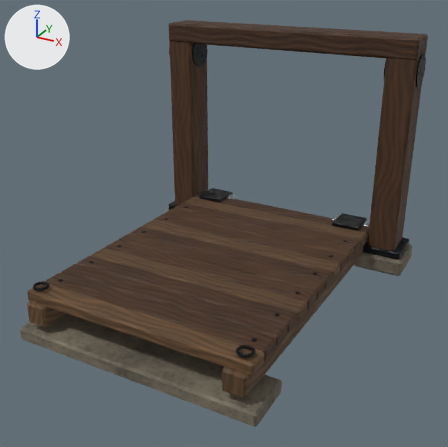
The glTF model public/assets/animated_mechanisms/006.glb as it was, and as the next commit left it.
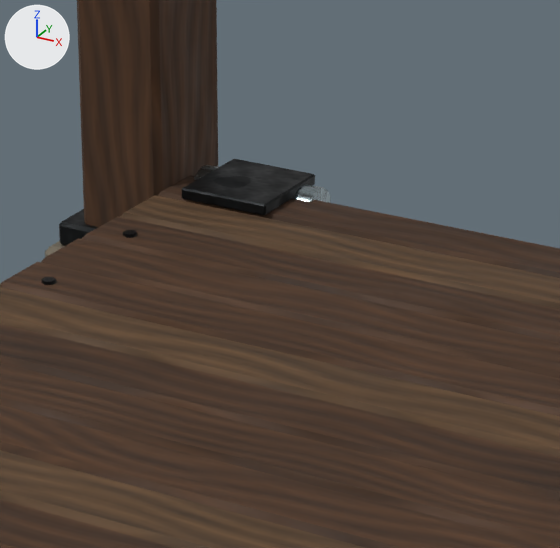
The first picture shows the older version from a camera (50 mm lens) standing at (1.83, -3.36, 2.18) and looking at (0.05, -0.13, 0.56). The close-ups show the older and then the newer version on the part from 34% to 66% of the width and 33% to 64% of the height of that picture. Only the edits that show in the close-ups are written down. Lighting does not change. The marker at upper left points along +X, +Y and +Z. Where no turn or scale is listed for an object, it has been applied to the vertices.

The first close-up shows 'blackened-forged-iron', 'blackened-forged-iron.001', 'exposed-end-grain', 'quarter-sawn-timber', 'quarter-sawn-timber.001' and 2 more.
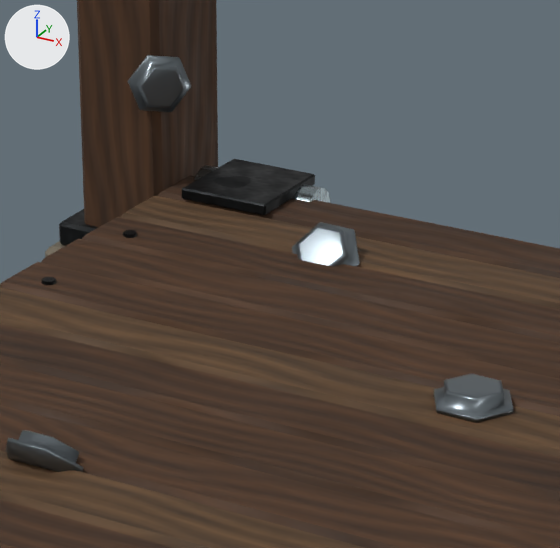
Changed parts and their boxes [x1, y1, x2, y2] in the close-ups (560 x 548 px):
'service bolt', added
    after: [6, 222, 513, 472]
'service bolt.001', added
    after: [128, 55, 191, 112]

What the commit changed:
Material 'service bolt' (mat_service_bolt) is new.
Its base color is (0.18, 0.21, 0.23) (grey #767e84).
Its metallic is 0.85.
Its roughness is 0.32.
Mesh me_service_bolt_001 is new.
It has 144 vertices, 272 faces and spans x -0.8..0.8, y 0.75..0.86, z 0.46..1.58.
It uses material mat_service_bolt (grey #767e84).
Mesh me_service_bolt is new.
It has 144 vertices, 272 faces and spans x -0.34..0.34, y -1.94..-0.24, z -0.01..0.13.
It uses material mat_service_bolt (grey #767e84).
Object 'service bolt.001' (ob_service_bolt_001) is new; it shows me_service_bolt_001.
Its location is (0.0, 0.0, 0.0).
Object 'service bolt' (ob_service_bolt) is new; it shows me_service_bolt.
Its location is (0.0, 0.93, 0.25).
